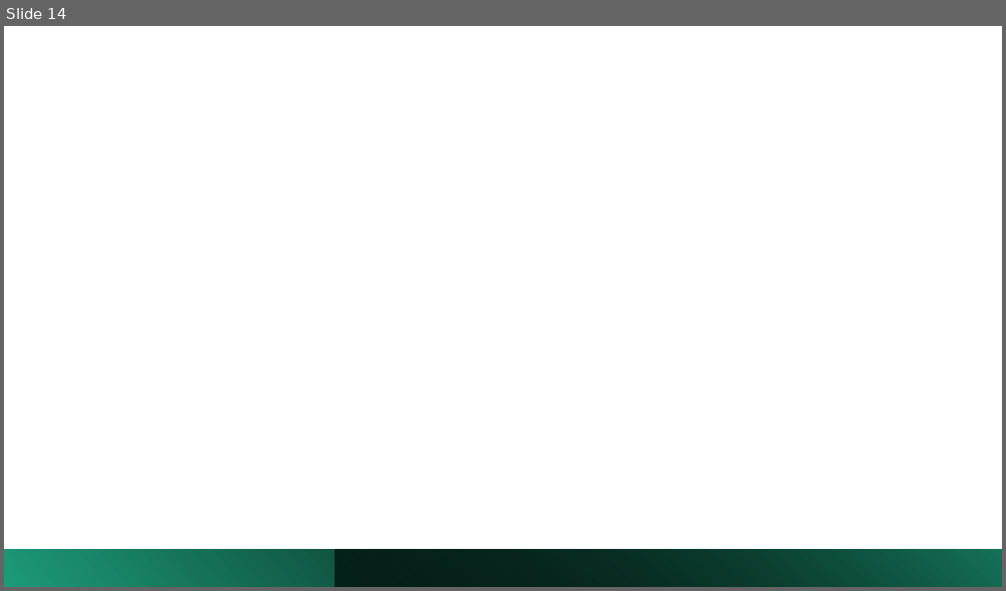
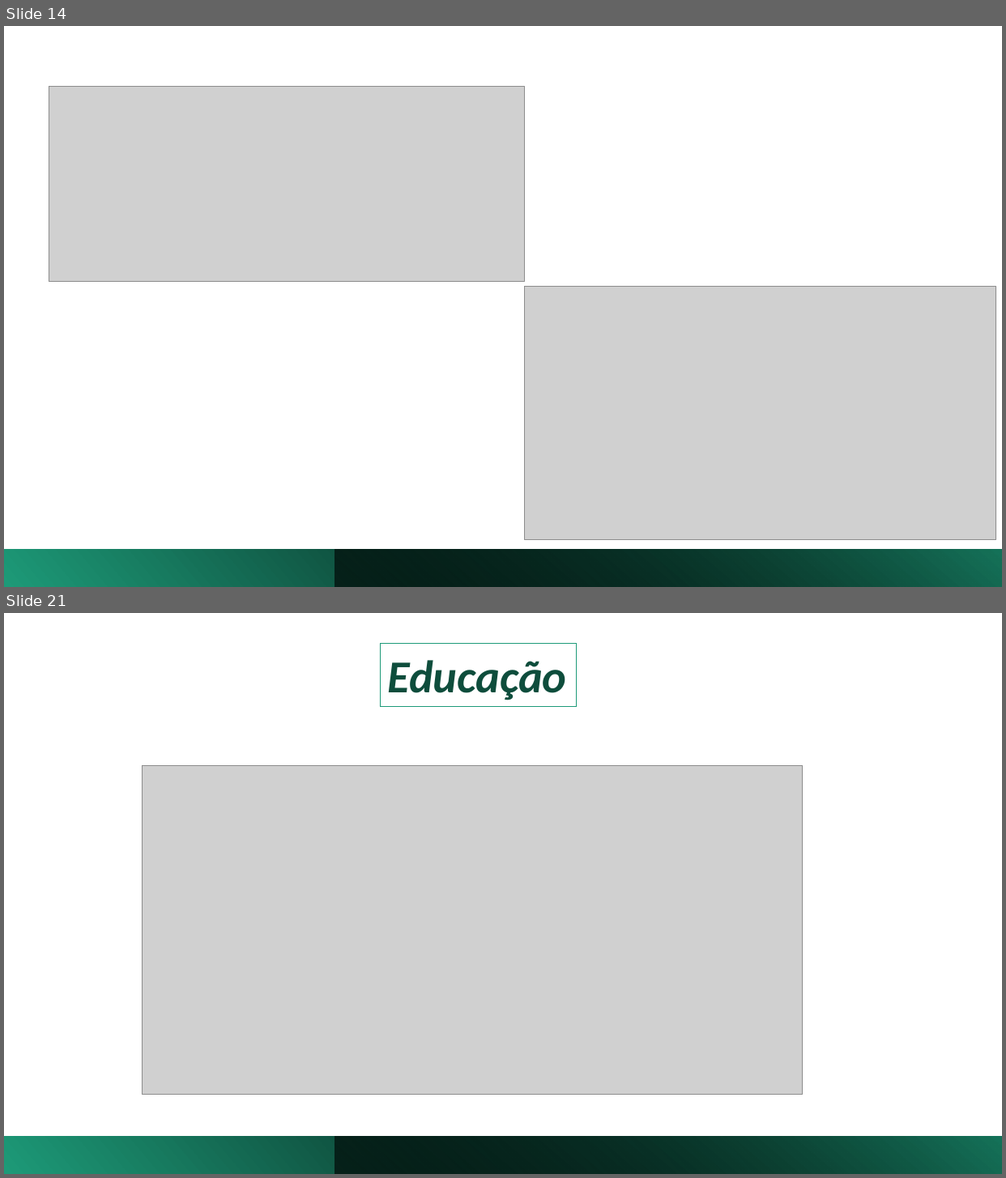
Before and after one commit to alessandra-barbosa/life_expectancy_prediction, a slide deck: pdf/life_expectancy.pptx. Shown one above the other, each under a label of ours: slide 14 before the commit, slides 14 and 21 after it; the slides between them are not shown. The pictures are 1006x591 and 1006x1178 pixels, drawn with LibreOffice and Linux fonts; fonts in the diff are those of the drawing; grey boxes stand for pictures. Boxes give left, top, right and bottom in pixels: in the first picture for what was removed or moved away, otherwise in the second. Text is boxed around its words. In the diff, an @@ line names an element or a change of style, - is before the commit and + after.

```diff
--- a/pdf/life_expectancy.pptx
+++ b/pdf/life_expectancy.pptx
@@ slide 21 added at (x1=4, y1=613, x2=1002, y2=1174), background #FFFFFF @@
@@ rectangle added at (x1=381, y1=644, x2=577, y2=707), fill #FFFFFF, outline #1D9A78 1 pt, 44 pt, text #0E4D3C, bold, italic @@
+Educação
@@ picture added at (x1=142, y1=766, x2=802, y2=1095) @@
@@ rectangle added at (x1=4, y1=1137, x2=1002, y2=1174), fill gradient #1D9A78 to #000000 @@
@@ rectangle added at (x1=335, y1=1137, x2=1002, y2=1174), fill gradient #000000 to #16745A @@
@@ slide 14 changed as well @@
@@ picture added at (x1=49, y1=87, x2=524, y2=282) @@
@@ picture added at (x1=524, y1=287, x2=996, y2=540) @@
```
Also in this commit, not shown: 6 other slides changed, 9 other slides added, 3 slides removed, 2 other files.
